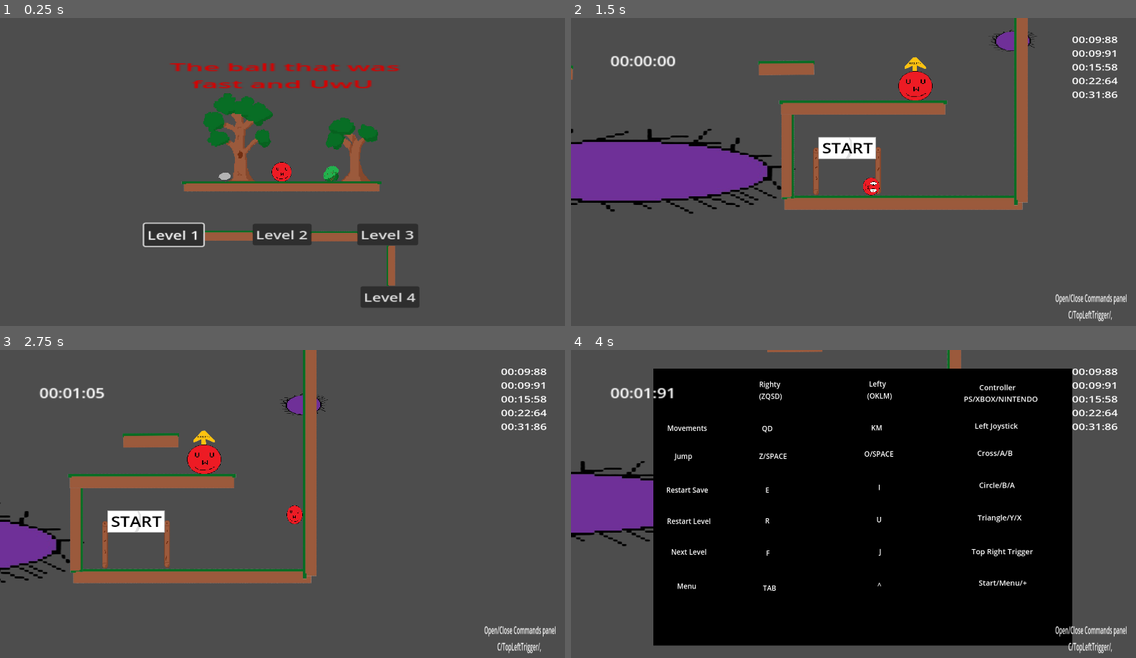
Above: before the commit, frames 1-4 (two rows, left to right).
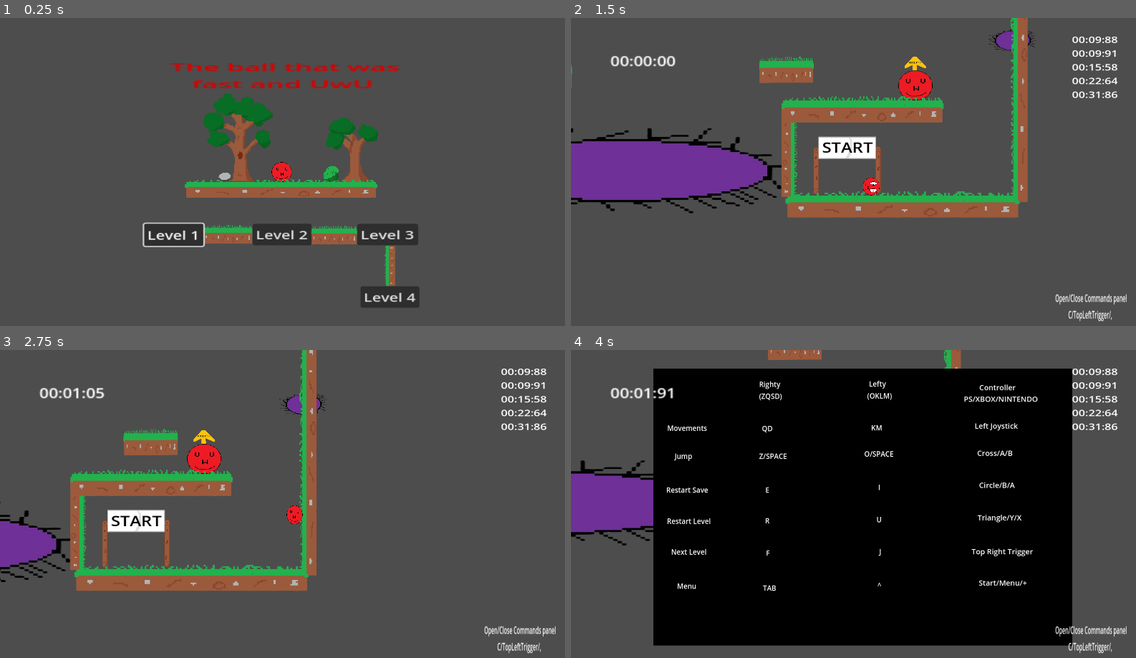
Above: after the commit, the same moments.

Repository: Mahnwe/TheBallThatWasUwU
Game: Godot game, scene res://Scenes/menu.tscn
Same seed, same stepped clock (60 frames per second), same inputs: the game is played once before the commit and once after it.
Inputs (mouse positions are in pixels of both pictures, inside the frame that each line leads up to):
- Up to frame 1 (0.25 s): no input
- Up to frame 2 (1.5 s): click "Level 2" at 0.5 s; tap Enter at 1.25 s; move the mouse to (983, 162) at 1.27 s; hold D (move_right) from 1.28 s (still down); tap F (next_level) at 1.35 s; click (983, 162) at 1.42 s
- Up to frame 3 (2.75 s): keep holding D (move_right); tap Space (jump) at 1.52, 2.27 s; move the mouse to (169, 525) at 2.02 s; tap X (dash) at 2.1 s; tap F (next_level) at 2.3 s
- Up to frame 4 (4 s): move the mouse to (915, 439) at 2.77 s; release D (move_right) at 2.78 s; hold A (move_left) 2.78-3.53 s; tap F (next_level) at 2.85, 3.8 s; move the mouse to (830, 574) at 3.52 s; hold D (move_right) from 3.53 s (still down); tap C (open_commands) at 3.6 s; click (830, 574) at 3.67 s; tap Space (jump) at 3.77 s

The runs differ from the first frame. In frame 1, 2.2% of the frame differs, in the area x 32-70%, y 24-87%; in frame 2, 6.1%, in the area x 0-83%, y 0-65%; in frame 3, 5.9%; in frame 4, 0.6%.

Commit message:
Change platforms and walls sprites

Diff:
--- a/Scenes/level1.tscn
+++ b/Scenes/level1.tscn
@@ -117,7 +117,7 @@
 scale = Vector2(1, 1.88)
 
 [node name="platform5" parent="." instance=ExtResource("7_v154u")]
-position = Vector2(-1597, 81)
+position = Vector2(-1608, 81)
 scale = Vector2(1.12, 1)
 
 [node name="platform6" parent="." instance=ExtResource("7_v154u")]
@@ -188,8 +188,8 @@
 position = Vector2(164, -1145)
 
 [node name="platform11" parent="." instance=ExtResource("7_v154u")]
-position = Vector2(584, -444)
-scale = Vector2(0.319999, 2.92)
+position = Vector2(591, -388)
+scale = Vector2(0.319999, 2.16)
 
 [node name="platform12" parent="." instance=ExtResource("7_v154u")]
 position = Vector2(-192, -701)
@@ -204,7 +204,7 @@
 scale = Vector2(0.159999, 1.6)
 
 [node name="Wall7" parent="." instance=ExtResource("10_8ng8k")]
-position = Vector2(-780, -755)
+position = Vector2(-769, -755)
 rotation = 1.5708
 scale = Vector2(2.88, 1.36)
 
@@ -276,7 +276,7 @@
 scale = Vector2(0.705293, 1)
 
 [node name="platform17" parent="." instance=ExtResource("7_v154u")]
-position = Vector2(-2500, 111)
+position = Vector2(-2491, 106)
 rotation = -0.458287
 scale = Vector2(0.903491, 1)
 
@@ -289,7 +289,7 @@
 scale = Vector2(0.479997, 0.36)
 
 [node name="platform18" parent="." instance=ExtResource("7_v154u")]
-position = Vector2(-2828, -521)
+position = Vector2(-2795, -521)
 scale = Vector2(2.57297, 1)
 
 [node name="Wall10" parent="." instance=ExtResource("10_8ng8k")]
@@ -298,11 +298,11 @@
 scale = Vector2(3.44, 1.68)
 
 [node name="platform19" parent="." instance=ExtResource("7_v154u")]
-position = Vector2(-2097, 271)
+position = Vector2(-2088, 271)
 scale = Vector2(0.12, 1)
 
 [node name="Spike23" parent="." instance=ExtResource("6_mp22g")]
-position = Vector2(-2455, 98)
+position = Vector2(-2434, 98)
 scale = Vector2(0.400001, 0.359999)
 
 [node name="Spike24" parent="." instance=ExtResource("6_mp22g")]
@@ -330,7 +330,7 @@
 scale = Vector2(0.225588, 0.180066)
 
 [node name="platform21" parent="." instance=ExtResource("7_v154u")]
-position = Vector2(-1611, 581)
+position = Vector2(-1605, 581)
 scale = Vector2(0.16, 1)
 
 [node name="Wall14" parent="." instance=ExtResource("10_8ng8k")]
@@ -339,7 +339,7 @@
 scale = Vector2(0.6, 1)
 
 [node name="platform22" parent="." instance=ExtResource("7_v154u")]
-position = Vector2(-1875, 373)
+position = Vector2(-1890, 373)
 scale = Vector2(0.52, 1)
 
 [node name="Wall15" parent="." instance=ExtResource("10_8ng8k")]
@@ -427,8 +427,8 @@
 scale = Vector2(0.16, 1)
 
 [node name="platform27" parent="." instance=ExtResource("7_v154u")]
-position = Vector2(143, 104)
-scale = Vector2(0.280001, 3.56)
+position = Vector2(151, 179)
+scale = Vector2(0.280001, 2.56)
 
 [node name="Spike35" parent="." instance=ExtResource("6_mp22g")]
 position = Vector2(116, 317)
@@ -436,12 +436,12 @@
 scale = Vector2(0.444825, 0.420444)
 
 [node name="platform28" parent="." instance=ExtResource("7_v154u")]
-position = Vector2(-2707, 366)
+position = Vector2(-2699, 366)
 scale = Vector2(0.36, 1)
 
 [node name="platform29" parent="." instance=ExtResource("7_v154u")]
-position = Vector2(298, -378)
-scale = Vector2(0.240001, 2.32)
+position = Vector2(298, -331)
+scale = Vector2(0.240001, 1.72)
 
 [node name="Spike36" parent="." instance=ExtResource("6_mp22g")]
 position = Vector2(-1869, 494)
--- a/Scenes/level2.tscn
+++ b/Scenes/level2.tscn
@@ -1,6 +1,7 @@
-[gd_scene load_steps=28 format=3 uid="uid://dodwmgxcdh7ld"]
+[gd_scene load_steps=29 format=3 uid="uid://dodwmgxcdh7ld"]
 
 [ext_resource type="Script" path="res://Scripts/Level2.gd" id="1_f151f"]
+[ext_resource type="PackedScene" uid="uid://6gv7f8sbn6x" path="res://Scenes/game_area.tscn" id="2_3pu7n"]
 [ext_resource type="PackedScene" uid="uid://dwvnkbkl3fw0d" path="res://Scenes/platform.tscn" id="2_ja3c0"]
 [ext_resource type="PackedScene" uid="uid://c26rjdt07ubrq" path="res://Scenes/player.tscn" id="3_fn0ld"]
 [ext_resource type="PackedScene" uid="uid://cp0mu2e8kcon" path="res://Scenes/commands_ui.tscn" id="4_22uak"]
@@ -111,6 +112,10 @@
 [node name="Level2" type="Node2D"]
 script = ExtResource("1_f151f")
 
+[node name="GameArea" parent="." instance=ExtResource("2_3pu7n")]
+position = Vector2(-2112, 427)
+scale = Vector2(8.84, 3.8)
+
 [node name="StartArea" parent="." instance=ExtResource("5_dhyc2")]
 position = Vector2(142, 660)
 scale = Vector2(0.626667, 0.8)
@@ -220,7 +225,7 @@
 scale = Vector2(0.345136, 0.386221)
 
 [node name="platform3" parent="." instance=ExtResource("2_ja3c0")]
-position = Vector2(-1077, 469)
+position = Vector2(-1079, 469)
 scale = Vector2(0.479161, 1.24)
 
 [node name="Wall3" parent="." instance=ExtResource("6_llnkw")]
@@ -229,7 +234,7 @@
 scale = Vector2(1.56, 2.36)
 
 [node name="platform4" parent="." instance=ExtResource("2_ja3c0")]
-position = Vector2(-1492, 324)
+position = Vector2(-1490, 324)
 scale = Vector2(0.4, 1.44)
 
 [node name="Wall4" parent="." instance=ExtResource("6_llnkw")]
@@ -242,7 +247,7 @@
 scale = Vector2(0.599999, 0.559999)
 
 [node name="platform5" parent="." instance=ExtResource("2_ja3c0")]
-position = Vector2(-1478, 962)
+position = Vector2(-1492, 962)
 scale = Vector2(0.70427, 1)
 
 [node name="Wall5" parent="." instance=ExtResource("6_llnkw")]
@@ -342,11 +347,11 @@
 scale = Vector2(0.46707, 0.39999)
 
 [node name="platform8" parent="." instance=ExtResource("2_ja3c0")]
-position = Vector2(-2265, 746)
-scale = Vector2(0.11999, 2.96)
+position = Vector2(-2276, 813)
+scale = Vector2(0.11999, 2.04)
 
 [node name="platform7" parent="." instance=ExtResource("2_ja3c0")]
-position = Vector2(-2894, 882)
+position = Vector2(-2894, 879)
 scale = Vector2(1.03053, 1)
 
 [node name="SpikePatrol4" type="Path2D" parent="."]
@@ -428,15 +433,15 @@
 scale = Vector2(1.47067, 3.09534)
 
 [node name="platform11" parent="." instance=ExtResource("2_ja3c0")]
-position = Vector2(-3276, -136)
-scale = Vector2(0.399995, 2.92)
+position = Vector2(-3268, -134)
+scale = Vector2(0.399995, 2.76)
 
 [node name="SavePoint2" parent="." instance=ExtResource("10_bv661")]
 position = Vector2(-2689, 940)
 scale = Vector2(0.559995, 0.560002)
 
 [node name="Wall9" parent="." instance=ExtResource("6_llnkw")]
-position = Vector2(-3639, 273)
+position = Vector2(-3639, 266)
 rotation = -1.5708
 scale = Vector2(1.44, 2.28)
 
@@ -518,7 +523,7 @@
 scale = Vector2(1.50622, 1)
 
 [node name="platform16" parent="." instance=ExtResource("2_ja3c0")]
-position = Vector2(-4555, 167)
+position = Vector2(-4555, 149)
 
 [node name="platform18" parent="." instance=ExtResource("2_ja3c0")]
 position = Vector2(-3895, -18)
@@ -535,11 +540,11 @@
 scale = Vector2(0.32, 1.52001)
 
 [node name="platform17" parent="." instance=ExtResource("2_ja3c0")]
-position = Vector2(-4883, 108)
+position = Vector2(-4878, 108)
 scale = Vector2(0.56001, 1)
 
 [node name="Wall16" parent="." instance=ExtResource("6_llnkw")]
-position = Vector2(-4908, 436)
+position = Vector2(-4892, 436)
 rotation = -1.5708
 scale = Vector2(0.699144, 1.28)
 
@@ -585,6 +590,10 @@
 z_index = 1
 position = Vector2(-4693, 321)
 scale = Vector2(0.480018, 0.6)
+
+[node name="platform19" parent="." instance=ExtResource("2_ja3c0")]
+position = Vector2(-3563, -292)
+scale = Vector2(1.72, 1)
 
 [connection signal="player_exited_start_area" from="StartArea" to="." method="_on_start_area_player_exited_start_area"]
 [connection signal="spike_hit" from="SpikePatrol1/PathFollow2D/Spike" to="." method="_on_spike_spike_hit"]
--- a/Scenes/level3.tscn
+++ b/Scenes/level3.tscn
@@ -41,7 +41,7 @@
 
 [node name="platform2" parent="." instance=ExtResource("2_gdtbw")]
 position = Vector2(337, -81)
-scale = Vector2(0.960001, 1)
+scale = Vector2(1, 1)
 
 [node name="Ability" parent="." instance=ExtResource("7_pr54i")]
 position = Vector2(490, -57)
--- a/Scenes/menu.tscn
+++ b/Scenes/menu.tscn
@@ -20,11 +20,11 @@
 script = ExtResource("1_ltdc4")
 
 [node name="platform2" parent="." instance=ExtResource("3_x4hsc")]
-position = Vector2(673, 637)
+position = Vector2(672, 627)
 scale = Vector2(0.254949, 1)
 
 [node name="platform3" parent="." instance=ExtResource("3_x4hsc")]
-position = Vector2(1035, 639)
+position = Vector2(1034, 629)
 scale = Vector2(0.24, 1)
 
 [node name="MenuTitle" type="Label" parent="."]
@@ -95,7 +95,7 @@
 position = Vector2(583, 472.125)
 
 [node name="BigTree" parent="platform" instance=ExtResource("3_rsj3o")]
-position = Vector2(214, -67)
+position = Vector2(214, -65.125)
 
 [node name="Rock1" parent="platform" instance=ExtResource("4_pwi5b")]
 position = Vector2(171, 66.875)
--- a/Scenes/platform.tscn
+++ b/Scenes/platform.tscn
@@ -1,14 +1,14 @@
 [gd_scene load_steps=6 format=3 uid="uid://dwvnkbkl3fw0d"]
 
 [ext_resource type="Script" path="res://Scripts/platform.gd" id="1_0i6cx"]
-[ext_resource type="Texture2D" uid="uid://cb5501jkudevi" path="res://Arts/SpritesPlatform/SpritePlatform-removebg-preview.png" id="1_tqln8"]
+[ext_resource type="Texture2D" uid="uid://jg2dls04c4f7" path="res://Arts/SpritesPlatform/GrassPlatform-removebg-preview.png" id="2_svcx6"]
 
 [sub_resource type="PhysicsMaterial" id="PhysicsMaterial_rsijb"]
 
 [sub_resource type="QuadMesh" id="QuadMesh_bho6h"]
 
 [sub_resource type="RectangleShape2D" id="RectangleShape2D_1tnx2"]
-size = Vector2(655, 32)
+size = Vector2(638, 51)
 
 [node name="platform" type="AnimatableBody2D"]
 z_index = 1
@@ -18,12 +18,12 @@
 script = ExtResource("1_0i6cx")
 
 [node name="MeshInstance2D" type="MeshInstance2D" parent="."]
-position = Vector2(363.25, 104.25)
+position = Vector2(359.75, 100.429)
 rotation = -3.14159
-scale = Vector2(727.5, 209.5)
+scale = Vector2(655.5, 66.8554)
 mesh = SubResource("QuadMesh_bho6h")
-texture = ExtResource("1_tqln8")
+texture = ExtResource("2_svcx6")
 
 [node name="CollisionShape2D" type="CollisionShape2D" parent="."]
-position = Vector2(362.5, 94)
+position = Vector2(359.5, 105.001)
 shape = SubResource("RectangleShape2D_1tnx2")
--- a/Scenes/wall.tscn
+++ b/Scenes/wall.tscn
@@ -1,6 +1,6 @@
 [gd_scene load_steps=4 format=3 uid="uid://doy0e7jnl2886"]
 
-[ext_resource type="Texture2D" uid="uid://cb5501jkudevi" path="res://Arts/SpritesPlatform/SpritePlatform-removebg-preview.png" id="1_8wbtk"]
+[ext_resource type="Texture2D" uid="uid://jg2dls04c4f7" path="res://Arts/SpritesPlatform/GrassPlatform-removebg-preview.png" id="1_flumq"]
 
 [sub_resource type="QuadMesh" id="QuadMesh_qdqgg"]
 
@@ -11,10 +11,10 @@
 z_index = 1
 
 [node name="MeshInstance2D" type="MeshInstance2D" parent="."]
-position = Vector2(167.25, 59.75)
-scale = Vector2(335.5, 120.5)
+position = Vector2(168, 68)
+scale = Vector2(312, 26)
 mesh = SubResource("QuadMesh_qdqgg")
-texture = ExtResource("1_8wbtk")
+texture = ExtResource("1_flumq")
 
 [node name="CollisionShape2D" type="CollisionShape2D" parent="."]
 position = Vector2(167.5, 66)
Binary file added: Arts/SpritesPlatform/GrassPlatform-removebg-preview.png
Not shown, changed: Arts/SpritesPlatform/GrassPlatform-removebg-preview.png.import
Binary file added: Arts/SpritesPlatform/GrassPlatform.png
Not shown, changed: Arts/SpritesPlatform/GrassPlatform.png.import
Binary file removed: Arts/SpritesPlatform/SpritePlatform-removebg-preview.png
Binary file removed: Arts/SpritesPlatform/SpritePlatform.png
